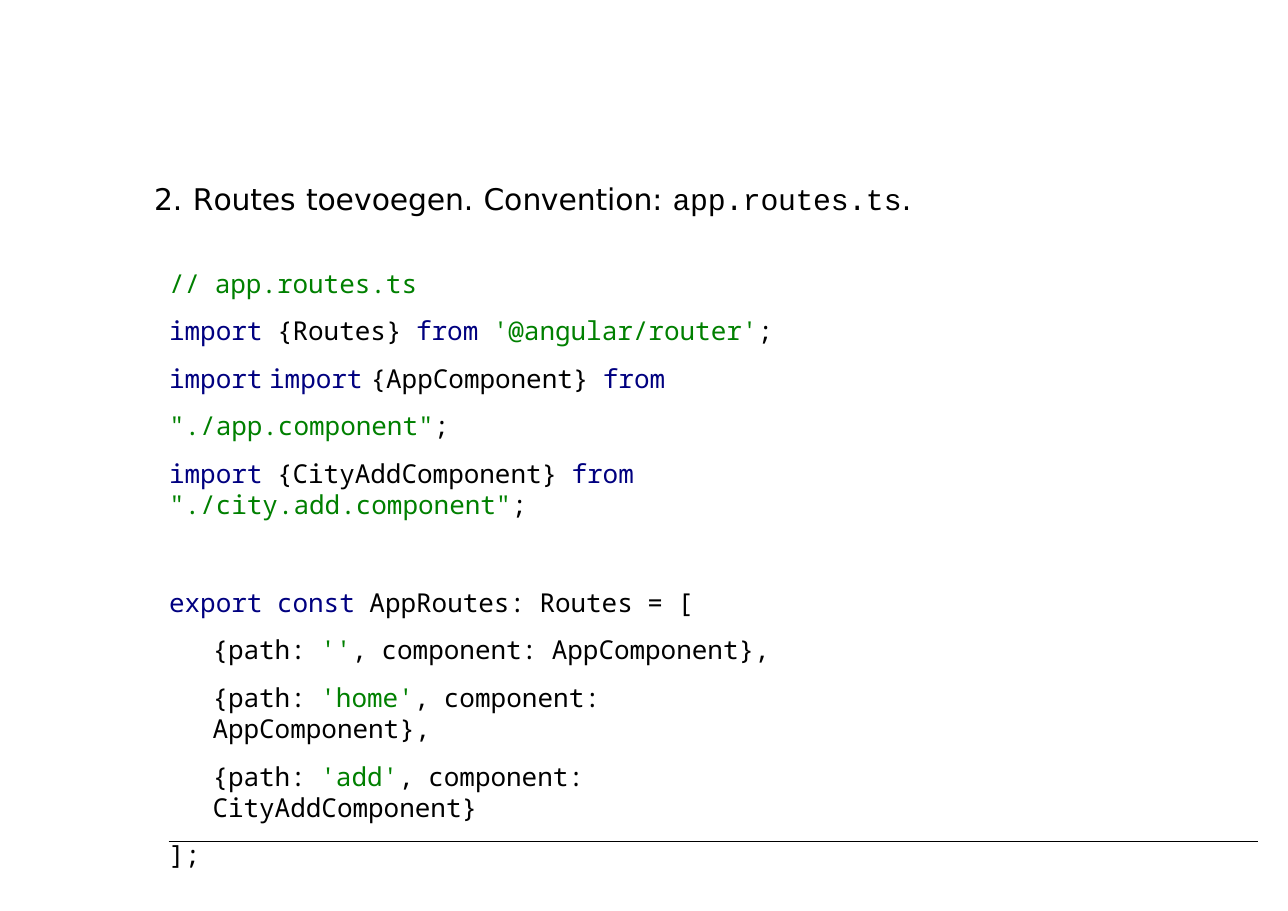
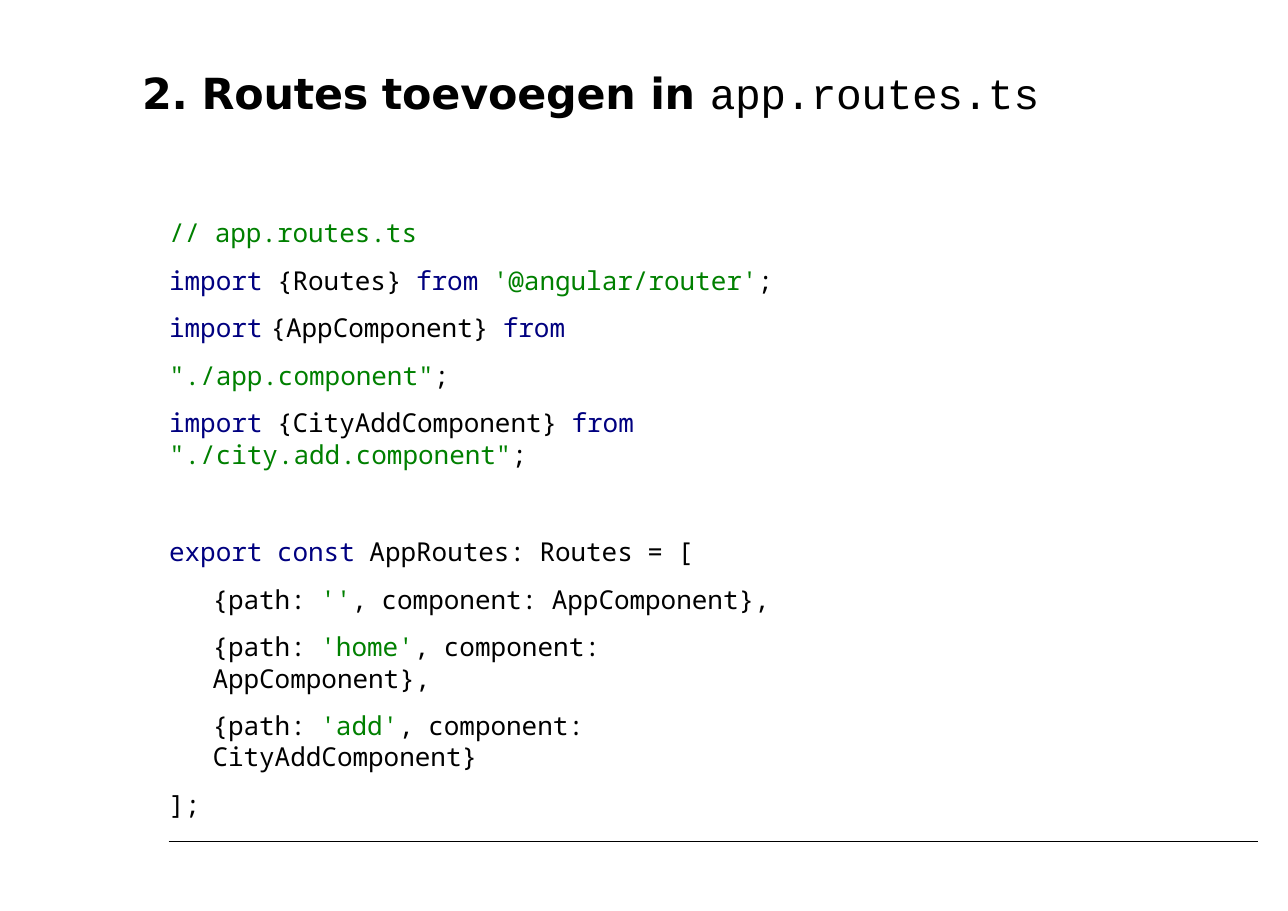
Before and after one commit to petereijgermans11/workshop-angular7, a slide deck: slide 5 of PPT/05- Angular Routing.pptx. Drawn at 1288x911 pixels with LibreOffice and Linux fonts; fonts in the diff are those of the drawing. Boxes give left, top, right and bottom in pixels: in the first picture for what was removed or moved away, otherwise in the second. Text is boxed around its words. In the diff, an @@ line names an element or a change of style, - is before the commit and + after.

```diff
--- a/PPT/05- Angular Routing.pptx
+++ b/PPT/05- Angular Routing.pptx
@@ text added at bbox=[142, 76, 1039, 118], 28 pt, text #000000, bold @@
+2. Routes toevoegen in app.routes.ts
@@ text at bbox=[154, 187, 912, 217]: paragraph removed @@
-2. Routes toevoegen. Convention: app.routes.ts.
@@ text at bbox=[169, 270, 773, 391]: text changed @@
-import {Routes} from '@angular/router'; import import {AppComponent} from "./app.component";
+import {Routes} from '@angular/router';
+import {AppComponent} from "./app.component";
```
Also in this commit, not shown: 8 other slides changed, 5 other files.
